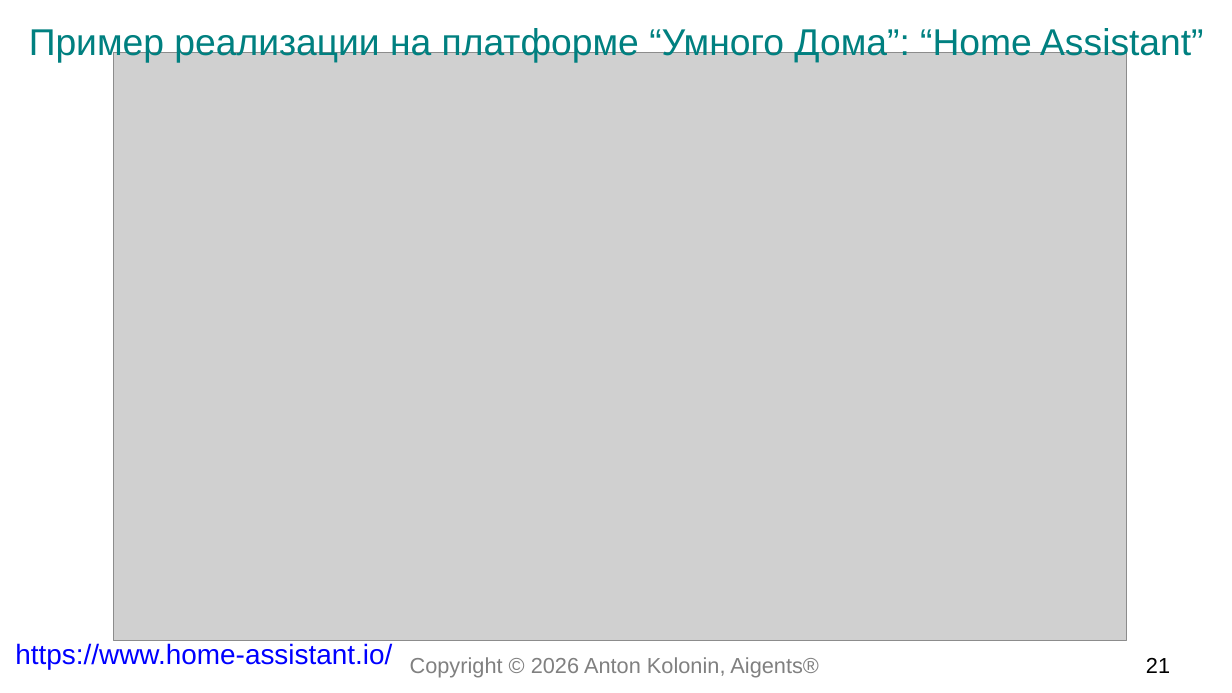
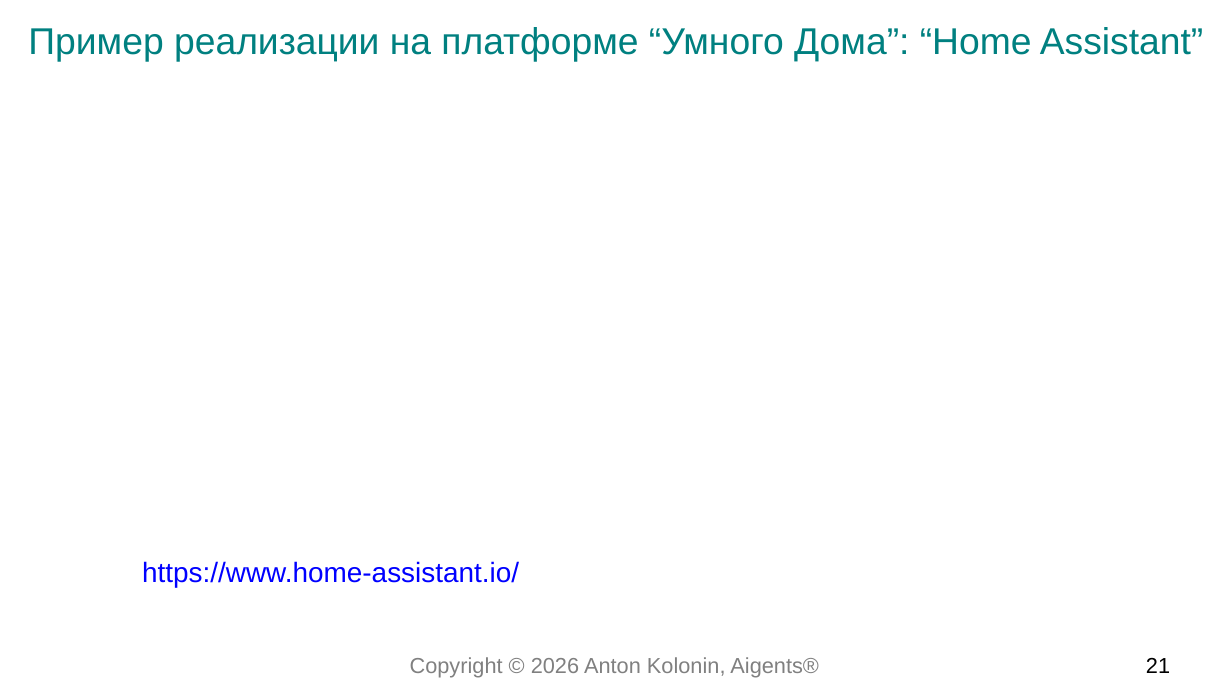
Before and after one commit to aigents/iai, a slide deck: slide 21 of docs/2026/interpretable_experiential_kolonin_datafest.odp. Drawn at 1232x693 pixels with LibreOffice and Linux fonts; fonts in the diff are those of the drawing; grey boxes stand for pictures; background and template pictures are left out. Boxes give left, top, right and bottom in pixels: in the first picture for what was removed or moved away, otherwise in the second. Text is boxed around its words. In the diff, an @@ line names an element or a change of style, - is before the commit and + after.

```diff
--- a/docs/2026/interpretable_experiential_kolonin_datafest.odp
+++ b/docs/2026/interpretable_experiential_kolonin_datafest.odp
@@ picture removed at <box>113,53,1126,641</box> @@
@@ text "https://www.home-assistant.io/": place and size @@
-text "https://www.home-assistant.io/" at <box>15,643,392,669</box>
+text "https://www.home-assistant.io/" at <box>142,561,519,587</box>
```
Also in this commit, not shown: 9 other slides changed, 2 slides removed, 5 other files.
